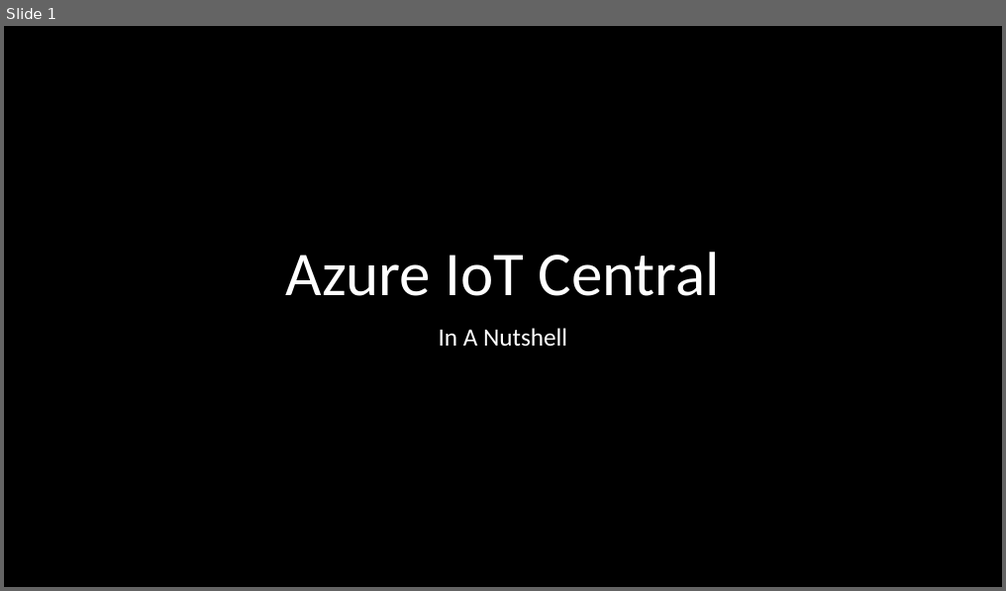
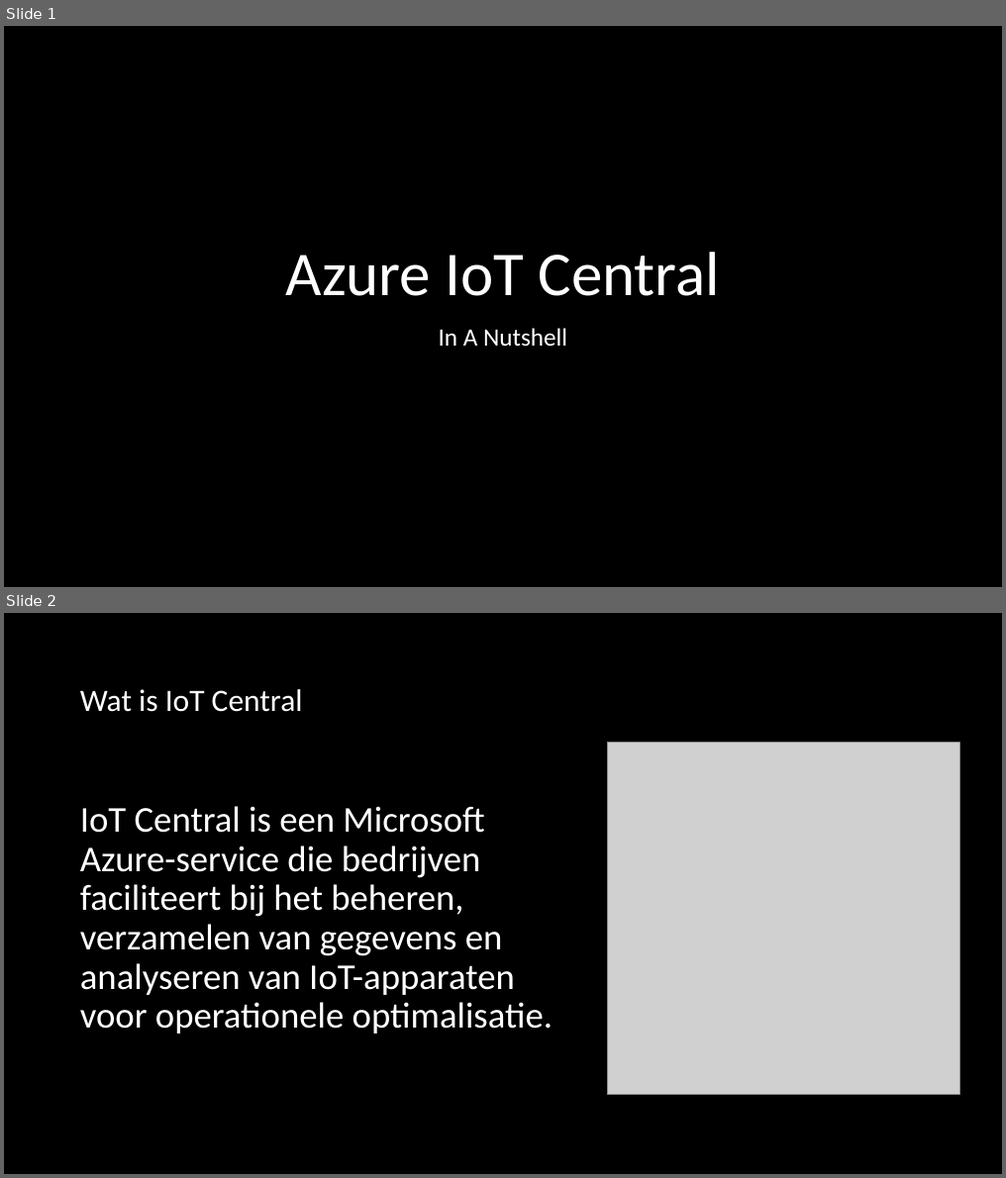
Before and after one commit to thomasgodon/DevCruiseTalk2023, a slide deck: .ppt/Azure Iot Central.pptx. Shown one above the other, each under a label of ours: slide 1 before the commit, slides 1 and 2 after it. The pictures are 1006x591 and 1006x1178 pixels, drawn with LibreOffice and Linux fonts; fonts in the diff are those of the drawing; grey boxes stand for pictures. Boxes give left, top, right and bottom in pixels: in the first picture for what was removed or moved away, otherwise in the second. Text is boxed around its words. In the diff, an @@ line names an element or a change of style, - is before the commit and + after.

```diff
--- a/.ppt/Azure Iot Central.pptx
+++ b/.ppt/Azure Iot Central.pptx
@@ slide 2 added at [4, 613, 1002, 1174], background #000000 @@
@@ text added at [80, 689, 303, 712], 30 pt, text #FFFFFF @@
+Wat is IoT Central
@@ picture added at [608, 743, 960, 1095] @@
@@ text added at [80, 806, 553, 1034], 35 pt, text #FFFFFF @@
+IoT Central is een Microsoft Azure-service die bedrijven faciliteert bij het beheren, verzamelen van gegevens en analyseren van IoT-apparaten voor operationele optimalisatie.
```
Also in this commit, not shown: 2 slides changed, 2 other slides added, 9 slides removed.
